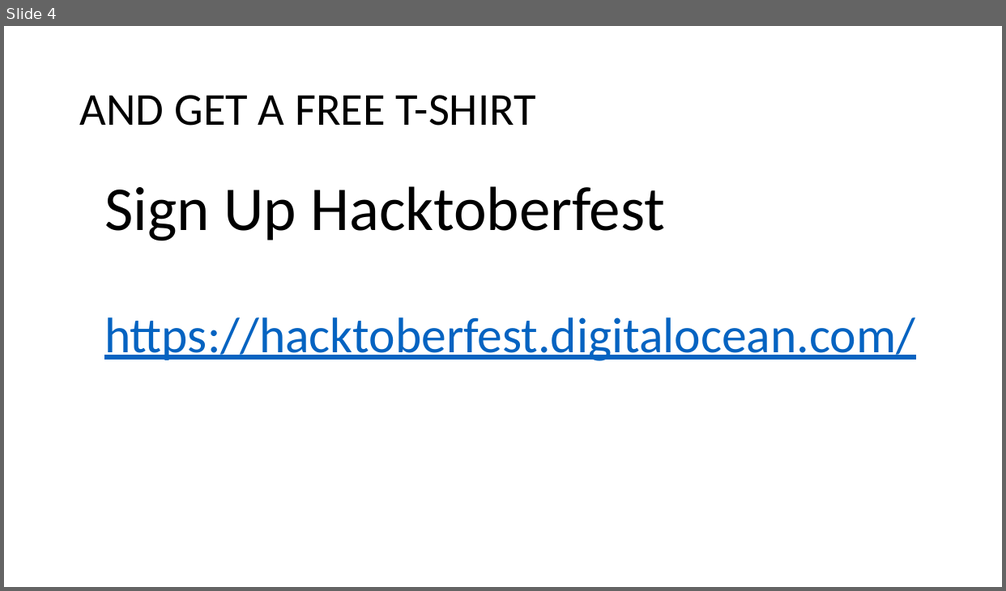
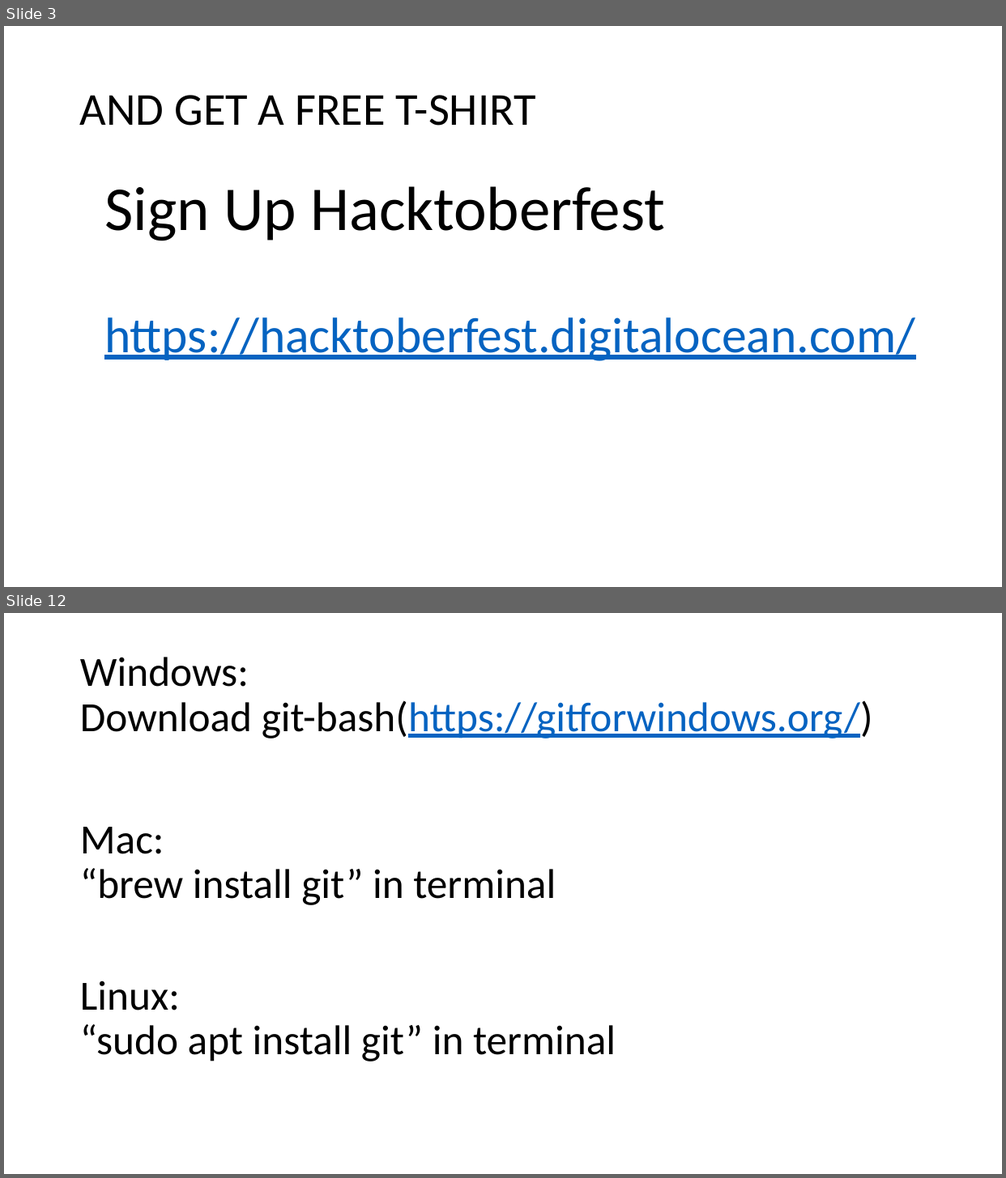
Before and after one commit to nathankurt/GitHub-Workshop, a slide deck: slides_ppt.pptx. Shown one above the other, each under a label of ours: slide 4 before the commit, slides 3 and 12 after it; the slides between them are not shown. The pictures are 1006x591 and 1006x1178 pixels, drawn with LibreOffice and Linux fonts; fonts in the diff are those of the drawing. Boxes give left, top, right and bottom in pixels: in the first picture for what was removed or moved away, otherwise in the second. Text is boxed around its words. In the diff, an @@ line names an element or a change of style, - is before the commit and + after.

```diff
--- a/slides_ppt.pptx
+++ b/slides_ppt.pptx
@@ slide 12 added at bbox=[4, 613, 1002, 1174], background #FFFFFF @@
@@ title added at bbox=[80, 657, 873, 739], 40 pt, text #000000 @@
+Windows:
+Download git-bash(https://gitforwindows.org/)
@@ text added at bbox=[80, 827, 556, 905], 40 pt, text #000000 @@
+Mac:
+“brew install git” in terminal
@@ text added at bbox=[80, 981, 616, 1062], 40 pt, text #000000 @@
+Linux:
+“sudo apt install git” in terminal
@@ what was slide 4 is now slide 3 @@
```
Also in this commit, not shown: 2 slides changed, 7 other slides added, 1 slide removed, 1 other file.
